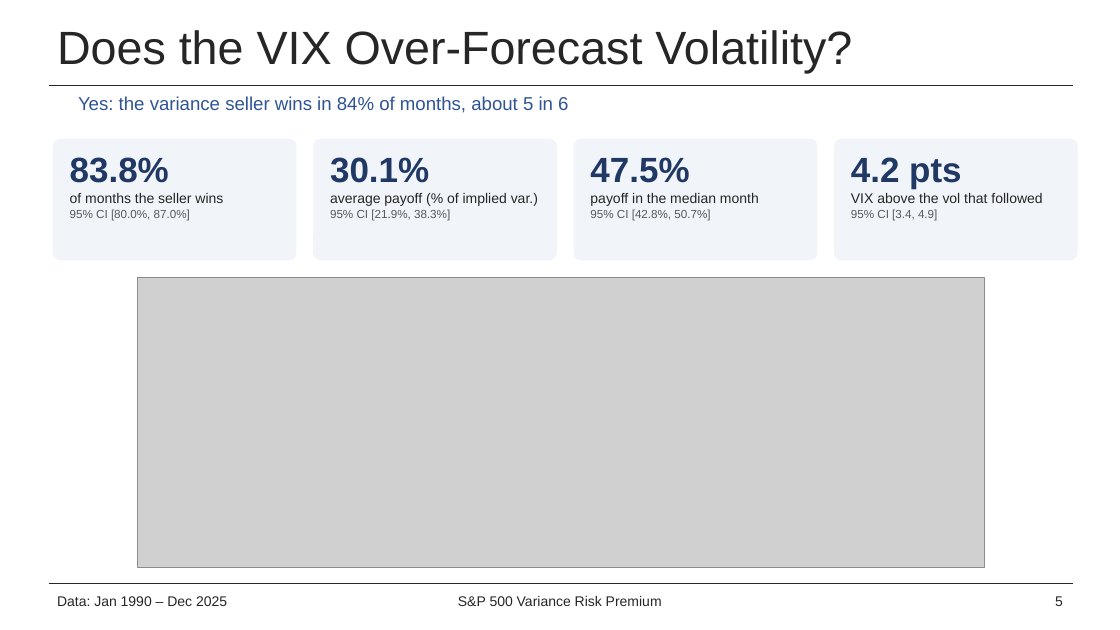
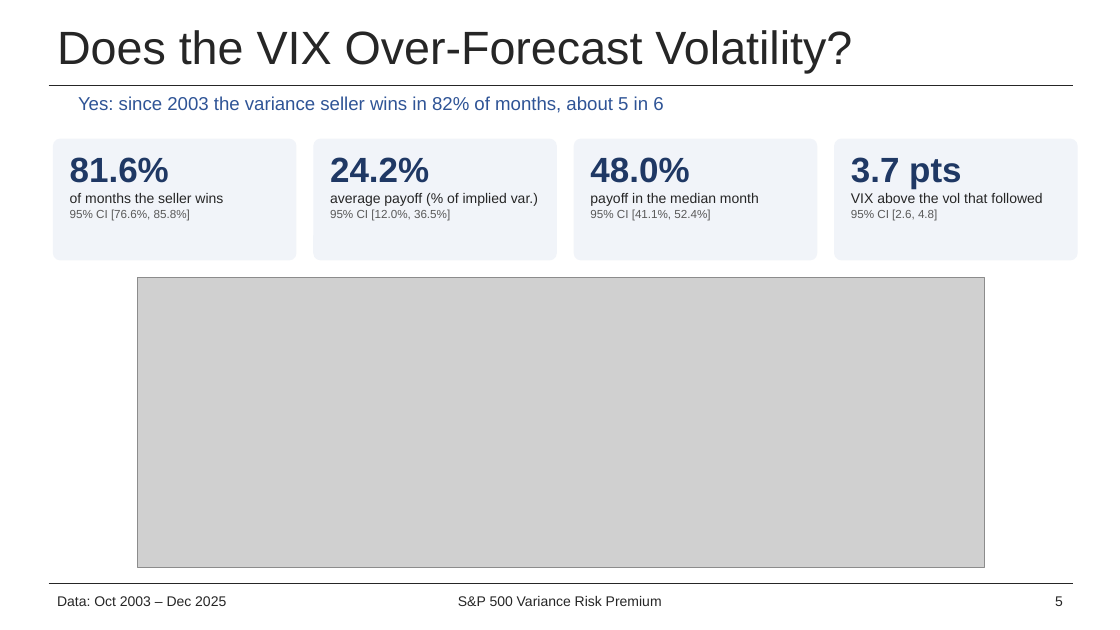
Before and after one commit to alston-yam/project_VIX, a slide deck: slide 5 of deck/VIX_pitch.pptx. Drawn at 1120x630 pixels with LibreOffice and Linux fonts; fonts in the diff are those of the drawing; grey boxes stand for pictures; background and template pictures are left out. Boxes give left, top, right and bottom in pixels: in the first picture for what was removed or moved away, otherwise in the second. Text is boxed around its words. In the diff, an @@ line names an element or a change of style, - is before the commit and + after.

```diff
--- a/deck/VIX_pitch.pptx
+++ b/deck/VIX_pitch.pptx
@@ text at (78, 96, 663, 113): text changed @@
-Yes: the variance seller wins in 84% of months, about 5 in 6
+Yes: since 2003 the variance seller wins in 82% of months, about 5 in 6
@@ text at (70, 157, 169, 183): text changed @@
-83.8%
+81.6%
@@ text at (330, 157, 429, 183): text changed @@
-30.1%
+24.2%
@@ text at (590, 157, 689, 183): text changed @@
-47.5%
+48.0%
@@ text at (851, 157, 961, 189): text changed @@
-4.2 pts
+3.7 pts
@@ text at (70, 209, 190, 221): text changed @@
-95% CI [80.0%, 87.0%]
+95% CI [76.6%, 85.8%]
@@ text at (330, 209, 450, 221): text changed @@
-95% CI [21.9%, 38.3%]
+95% CI [12.0%, 36.5%]
@@ text at (590, 209, 710, 221): text changed @@
-95% CI [42.8%, 50.7%]
+95% CI [41.1%, 52.4%]
@@ text at (851, 209, 937, 221): text changed @@
-95% CI [3.4, 4.9]
+95% CI [2.6, 4.8]
@@ text at (57, 596, 226, 606): text changed @@
-Data: Jan 1990 – Dec 2025
+Data: Oct 2003 – Dec 2025
```
Also in this commit, not shown: 15 other slides changed, 1 slide added, 53 other files.
